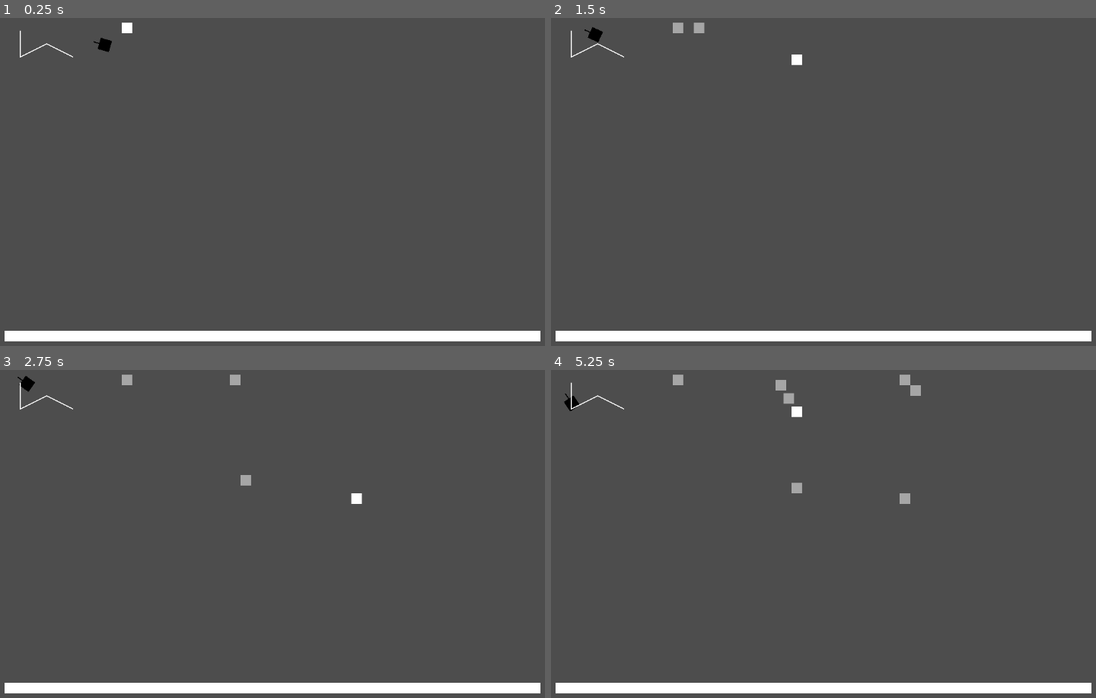
Above: before the commit, frames 1-4 (two rows, left to right).
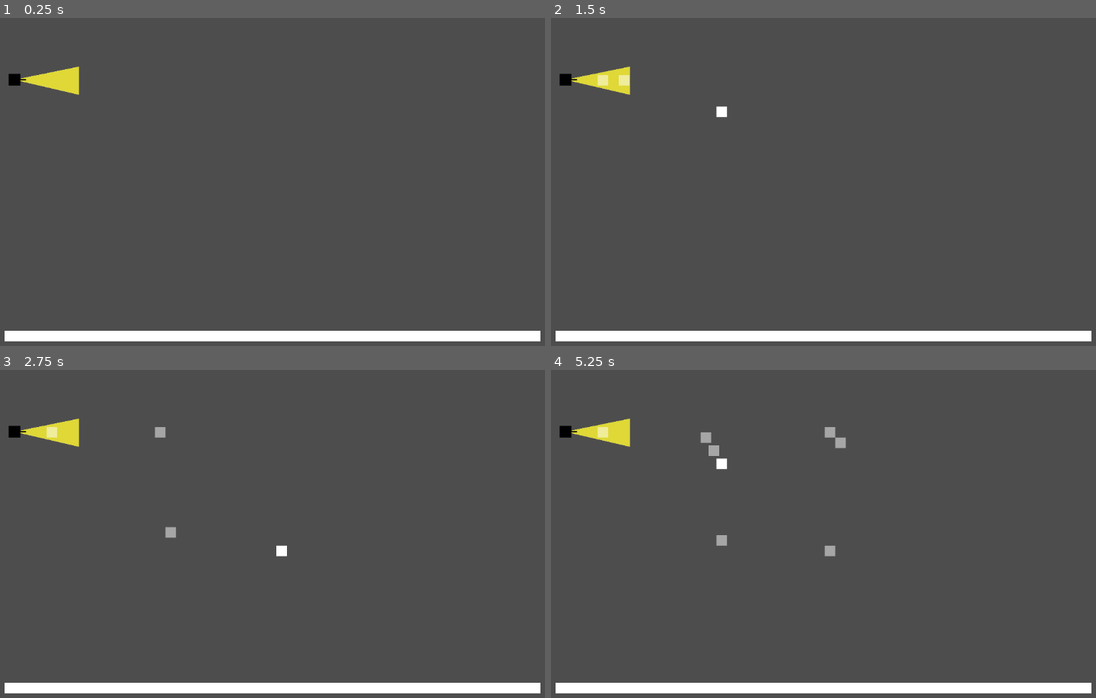
Above: after the commit, the same moments.

Repository: mk5med/godot-starting-fresh
Game: Godot game, scene res://scenes/main_scene.tscn
Two runs of this game, one before a commit and one after it. Both use one fixed random seed, a clock stepped at 60 frames per second and the inputs below.
Inputs:
- Up to frame 1 (0.25 s): no input
- Up to frame 2 (1.5 s): tap Enter at 0.5 s; hold Right (ui_right) 0.53-1.28 s; tap \ (start_fresh) at 0.6, 1.35 s; hold Down (ui_down) from 1.28 s (still down)
- Up to frame 3 (2.75 s): release Down (ui_down) at 2.03 s; hold Right (ui_right) from 2.03 s (still down); tap \ (start_fresh) at 2.1 s
- Up to frame 4 (5.25 s): release Right (ui_right) at 2.78 s; hold Up (ui_up) 2.78-3.53 s; tap \ (start_fresh) every 0.75 s from 2.85 to 5.1 s; hold Left (ui_left) 3.53-5.03 s; hold Down (ui_down) from 5.03 s (still down)

The runs differ from the first frame. In frame 1, 0.8% of the frame differs, in the area x 1-25%, y 1-24%; in frame 2, 1.0%; in frame 3, 1.2%; in frame 4, 1.7%, in the area x 1-68%, y 1-57%.

Commit message:
Add enemy alert and hunt controllers

Diff:
--- /dev/null
+++ b/assets/tilemaps/new_tile_set.tres
@@ -0,0 +1,3 @@
+[gd_resource type="TileSet" format=3 uid="uid://cp5hy1i1cw3ry"]
+
+[resource]
--- a/components/enemy/enemy.gd
+++ b/components/enemy/enemy.gd
@@ -1,25 +1,27 @@
 ## Enemy class
 class_name Enemy
+extends StaticBody2D
+enum ENEMY_STATE { IDLE, MOVING, HUNTING }
 
-extends StaticBody2D
 var elapsed_time = 0
 var vision_range = 5
 @export var travel_points: Array[Vector2] = []
 
 var index = 0
 
-
-func _init():
-	pass
+var baseState = ENEMY_STATE.IDLE
+var state: ENEMY_STATE = baseState
+var alertness = Alertness.new()
+var player: Player = null
+var hunt: Hunt = Hunt.new(self)
 
 
-func _ready():
-	pass
+func followPath(delta):
+	if len(travel_points) == 0:
+		return
 
-
-func _physics_process(delta):
 	# Find the direction from the target point to the current position in world space
-	var direction = travel_points[index] - position
+	var direction = (travel_points[index] - position).normalized()
 
 	look_at(direction)
 	move_and_collide(direction * delta)
@@ -32,4 +34,95 @@
 	if len(travel_points) <= index:
 		index = 0
 		return
+
+
+func _physics_process(delta):
+	elapsed_time += delta
+
+	alertness.update(player != null, delta)
+
+	match alertness.alertLevel:
+		Alertness.ALERT_LEVEL.CALM:
+			# Return to normal
+			state = baseState
+		Alertness.ALERT_LEVEL.LOW:
+			# Stop and wait for something to happen
+			state = ENEMY_STATE.IDLE
+		Alertness.ALERT_LEVEL.HIGH:
+			# Hunt the suspicious activity
+			state = ENEMY_STATE.HUNTING
+
+	if state == ENEMY_STATE.MOVING:
+		followPath(delta)
+	elif state == ENEMY_STATE.HUNTING:
+		# Track the player while in range
+		if player != null:
+			hunt.setSearchPos(player.position)
+
+		hunt.update(delta)
 	pass
+
+
+func _on_detection_area_body_entered(body):
+	print("Entered ", body)
+	player = body
+	hunt.setSearchPos(player.position)
+	pass
+
+
+func _on_detection_area_body_exited(body):
+	print("Exited ", body)
+	player = null
+	pass
+
+
+class Hunt:
+	enum HUNT_STATE { LOST, SEARCHING, CHASING }
+	var suspiciousPos: Vector2
+	var enemy: Enemy
+	var state: HUNT_STATE = HUNT_STATE.SEARCHING
+
+	func _init(_enemy: Enemy):
+		print(_enemy)
+		self.enemy = _enemy
+
+	func update(delta: float):
+		self.enemy.look_at(suspiciousPos)
+
+	func setSearchPos(pos: Vector2):
+		self.suspiciousPos = pos
+
+
+class Alertness:
+	enum ALERT_LEVEL { CALM, LOW, HIGH }
+	var alert: float = 0
+	var speed: float = 1
+	var baseAlert: float = 0
+	var alertLevel: ALERT_LEVEL = ALERT_LEVEL.CALM
+
+	func _init(_baseAlert: float = 0):
+		self.baseAlert = _baseAlert
+		self.alert = self.baseAlert
+		setAlertLevel()
+
+	func update(canSeePlayer: bool, timeElapsed: float):
+		alert += timeElapsed * speed * (1 if canSeePlayer else -1)
+
+		# Correct the alert level to not exceed the minimum
+		alert = max(baseAlert, alert)
+		setAlertLevel()
+
+	func setAlert(_alert: float):
+		self.alert = max(baseAlert, _alert)
+		setAlertLevel()
+
+	func setAlertLevel():
+		self.alertLevel = _getAlertLevel(alert)
+
+	func _getAlertLevel(_alert: float):
+		if _alert == 0:
+			return ALERT_LEVEL.CALM
+		elif _alert <= 2:
+			return ALERT_LEVEL.LOW
+		else:
+			return ALERT_LEVEL.HIGH
--- a/components/enemy/enemy.tscn
+++ b/components/enemy/enemy.tscn
@@ -1,21 +1,43 @@
-[gd_scene load_steps=4 format=3 uid="uid://bcjdwcdloq6fa"]
+[gd_scene load_steps=6 format=3 uid="uid://bcjdwcdloq6fa"]
 
 [ext_resource type="Script" path="res://components/enemy/enemy.gd" id="1_cd881"]
 [ext_resource type="Texture2D" uid="uid://buq3bvyw1eehp" path="res://assets/enemy.png" id="2_0ksqu"]
+[ext_resource type="Texture2D" uid="uid://rkteka05dxkc" path="res://assets/enemy_detection_range.png" id="2_t6s1l"]
 
 [sub_resource type="RectangleShape2D" id="RectangleShape2D_8ku6j"]
+
+[sub_resource type="RectangleShape2D" id="RectangleShape2D_fcma1"]
+size = Vector2(120.5, 46)
 
 [node name="enemy" type="StaticBody2D"]
 script = ExtResource("1_cd881")
 
 [node name="CollisionShape2D" type="CollisionShape2D" parent="."]
+scale = Vector2(1, 1)
 shape = SubResource("RectangleShape2D_8ku6j")
+
+[node name="DetectionArea" type="Area2D" parent="."]
+collision_layer = 3
+collision_mask = 2
+
+[node name="CollisionShape2D" type="CollisionShape2D" parent="DetectionArea"]
+position = Vector2(59.75, 0)
+shape = SubResource("RectangleShape2D_fcma1")
+
+[node name="Sprite2D" type="Sprite2D" parent="DetectionArea"]
+position = Vector2(60.7285, 2)
+rotation = -1.5708
+scale = Vector2(0.20864, 0.237876)
+texture = ExtResource("2_t6s1l")
 
 [node name="Sprite2D" type="Sprite2D" parent="."]
 scale = Vector2(0.0859375, 0.0859375)
 texture = ExtResource("2_0ksqu")
 
-[node name="Sprite2D2" type="Sprite2D" parent="."]
+[node name="Forward" type="Sprite2D" parent="."]
 position = Vector2(11, 0)
 scale = Vector2(0.0859375, 0.0078125)
 texture = ExtResource("2_0ksqu")
+
+[connection signal="body_entered" from="DetectionArea" to="." method="_on_detection_area_body_entered"]
+[connection signal="body_exited" from="DetectionArea" to="." method="_on_detection_area_body_exited"]
--- a/components/enemy/enemymanager.gd
+++ b/components/enemy/enemymanager.gd
@@ -45,4 +45,5 @@
 
 
 func _process(delta):
-	drawOverlay()
+	# drawOverlay()
+	pass
--- a/components/player/player.tscn
+++ b/components/player/player.tscn
@@ -7,6 +7,7 @@
 [sub_resource type="RectangleShape2D" id="RectangleShape2D_30py8"]
 
 [node name="player" type="CharacterBody2D"]
+collision_layer = 3
 script = ExtResource("1_v0xs7")
 
 [node name="Sprite2D" type="Sprite2D" parent="."]
--- a/scenes/main_scene.tscn
+++ b/scenes/main_scene.tscn
@@ -8,13 +8,15 @@
 [node name="Node2D" type="Node2D"]
 
 [node name="player" parent="." instance=ExtResource("1_5kvux")]
-position = Vector2(252, 45)
+position = Vector2(110, 144)
 
 [node name="surface" parent="." instance=ExtResource("2_0c4sn")]
 position = Vector2(21, 620)
 
+[node name="surface2" parent="." instance=ExtResource("2_0c4sn")]
+position = Vector2(21, 620)
+
 [node name="enemy" parent="." instance=ExtResource("3_usmon")]
-position = Vector2(256, 85)
-travel_points = Array[Vector2]([Vector2(50, 50), Vector2(50, 100), Vector2(100, 75), Vector2(150, 100)])
+position = Vector2(39, 143)
 
 [node name="enemymanager" parent="." instance=ExtResource("4_line8")]
Binary file added: assets/enemy_detection_range.png
Not shown, added: assets/enemy_detection_range.png.import
